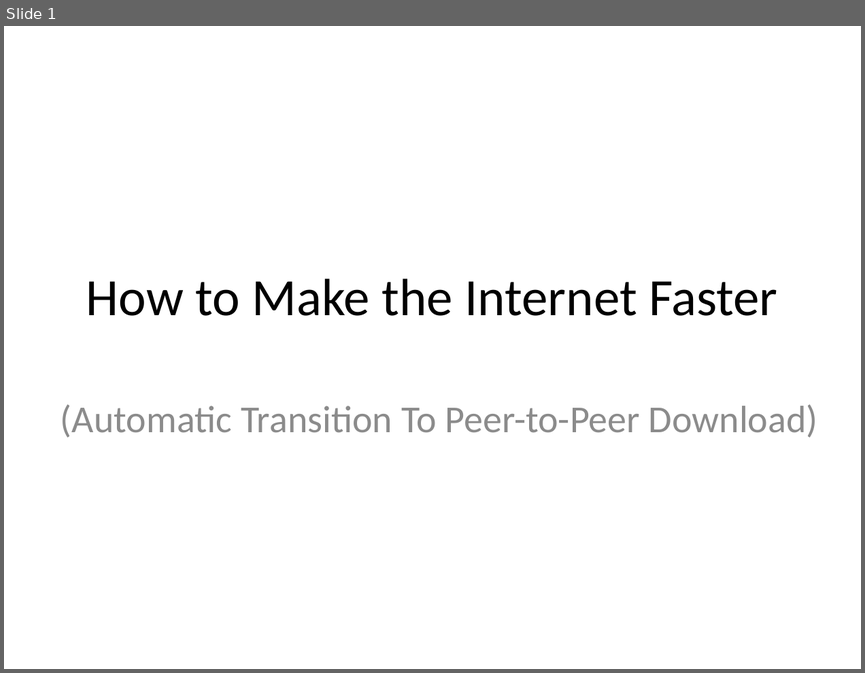
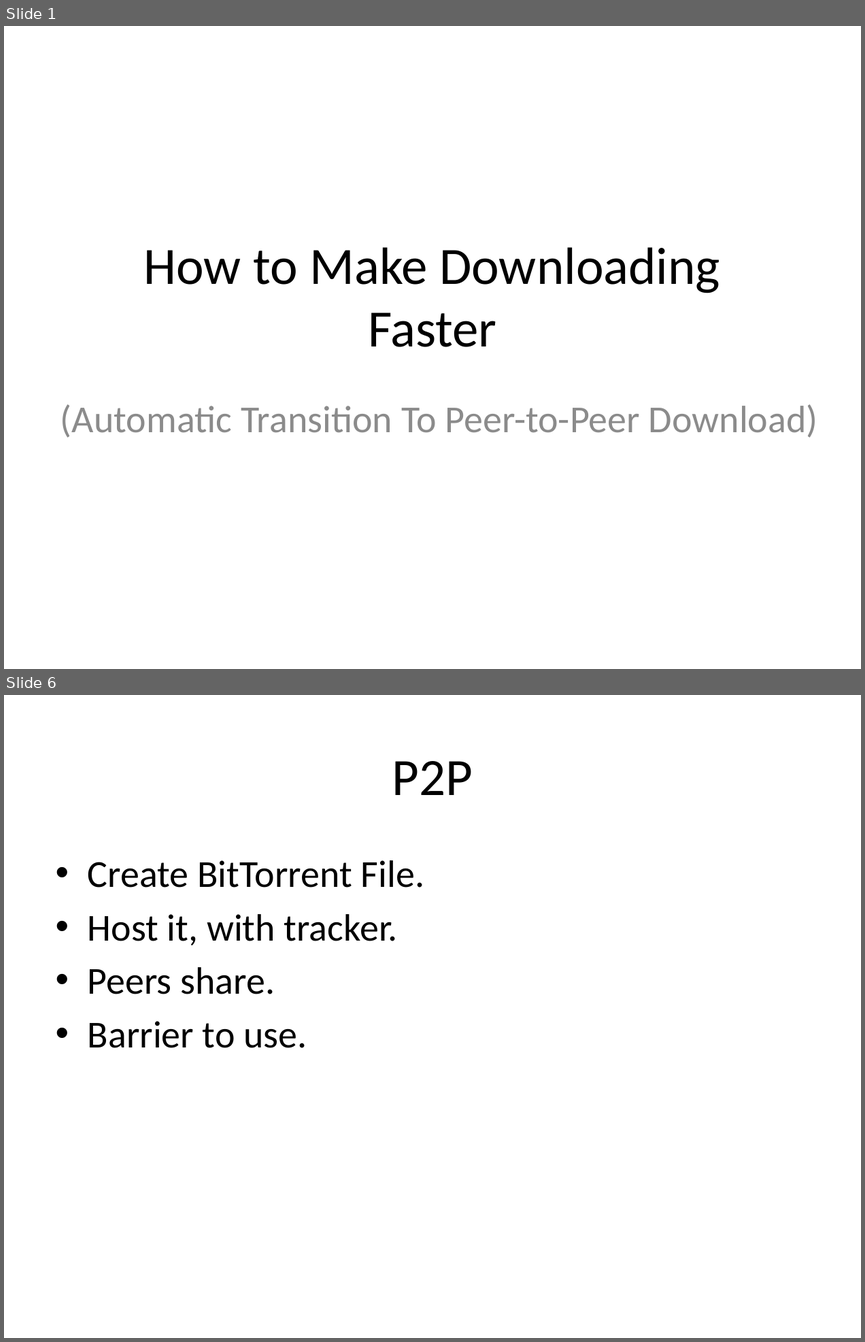
Before and after one commit to rdp/p2pwebclient, a slide deck: thesis_presentation/How to Make the Internet Faster.pptx. Shown one above the other, each under a label of ours: slide 1 before the commit, slides 1 and 6 after it; the slides between them are not shown. The pictures are 865x673 and 865x1342 pixels, drawn with LibreOffice and Linux fonts; fonts in the diff are those of the drawing. Boxes give left, top, right and bottom in pixels: in the first picture for what was removed or moved away, otherwise in the second. Text is boxed around its words. In the diff, an @@ line names an element or a change of style, - is before the commit and + after.

```diff
--- a/thesis_presentation/How to Make the Internet Faster.pptx
+++ b/thesis_presentation/How to Make the Internet Faster.pptx
@@ slide 6 added at (4,695,861,1338), background #FFFFFF @@
@@ title added at (392,761,473,795), 44 pt, text #000000 @@
+P2P
@@ text added at (88,860,424,1048), 32 pt, text #000000 @@
+• Create BitTorrent File.
+• Host it, with tracker.
+• Peers share.
+• Barrier to use.
@@ slide 1 changed as well @@
@@ title at (144,247,720,347): text changed @@
-How to Make the Internet Faster
+How to Make Downloading Faster
```
Also in this commit, not shown: 5 other slides added, 1 slide removed, 4 other files.
